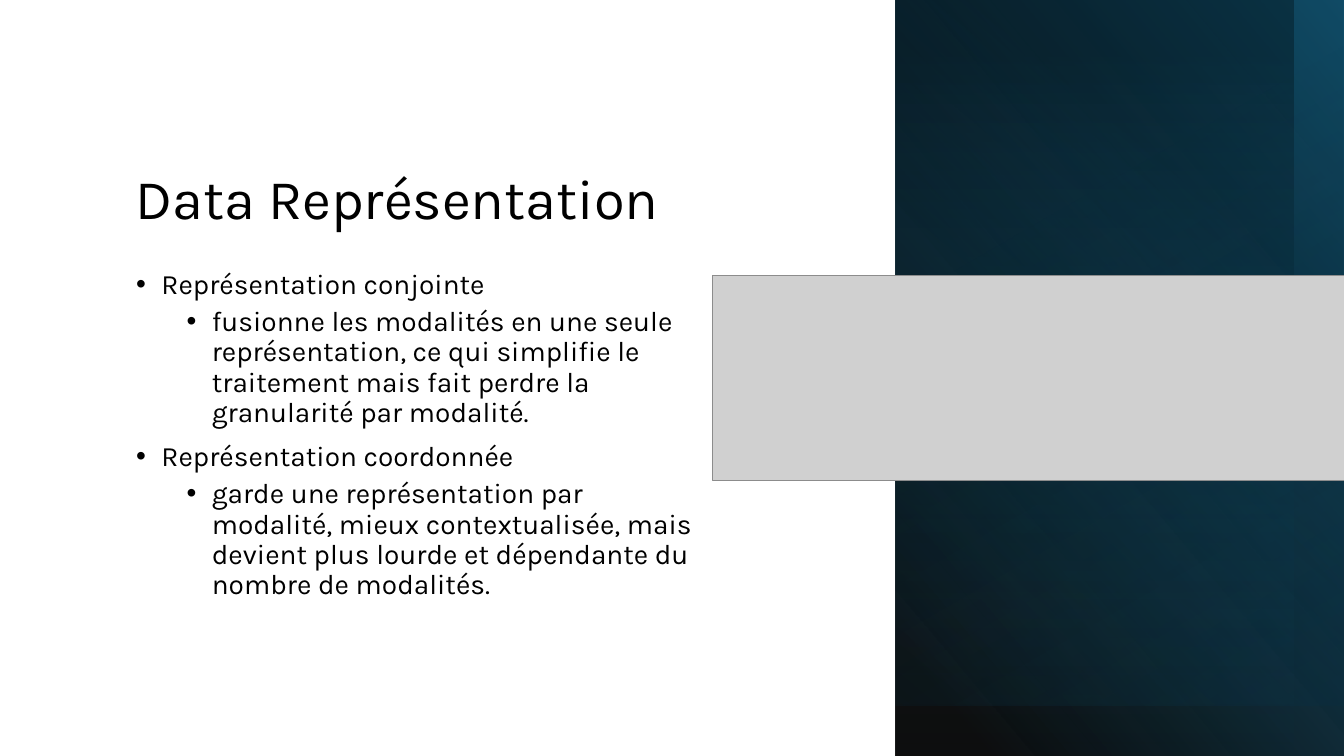
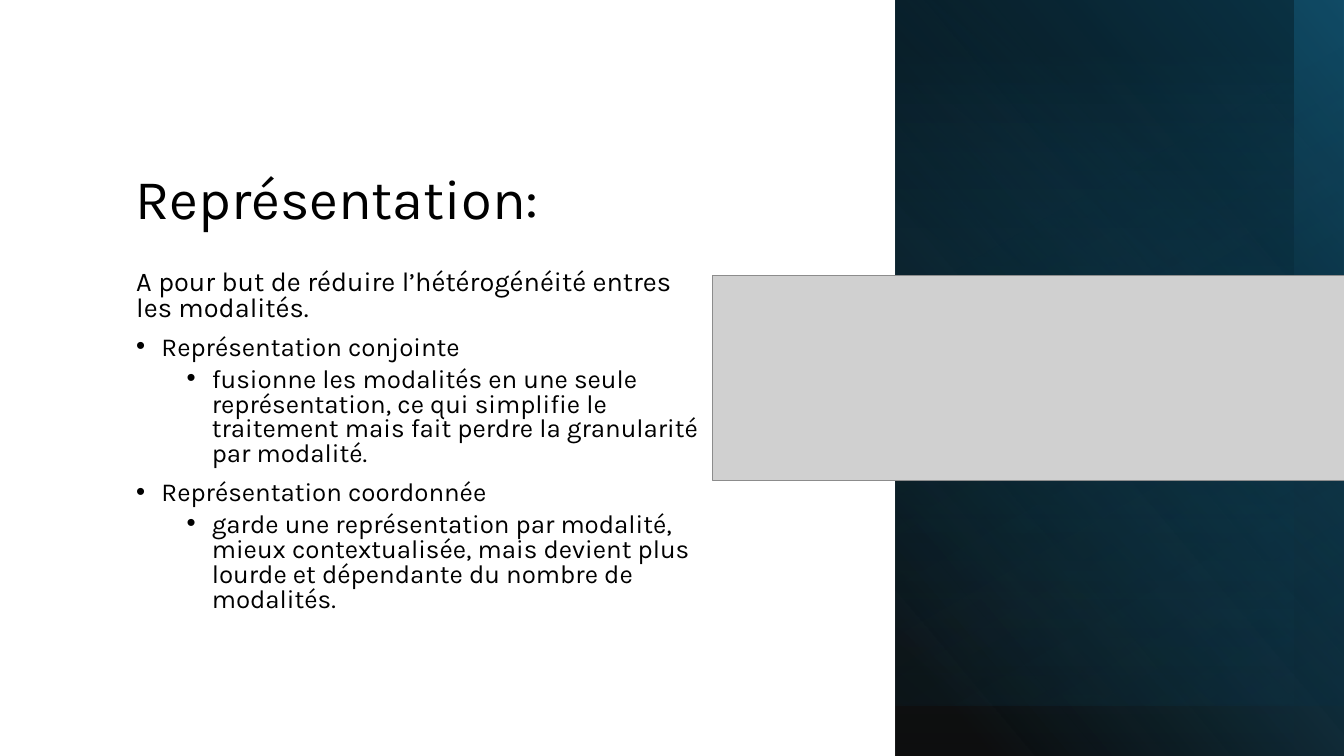
Before and after one commit to IzowRM/Stage-Cetic, a slide deck: slide 15 of Doc Slide/Slide Jeudi 11_09.pptx. Drawn at 1344x756 pixels with LibreOffice and Linux fonts; fonts in the diff are those of the drawing; grey boxes stand for pictures. Boxes give left, top, right and bottom in pixels: in the first picture for what was removed or moved away, otherwise in the second. Text is boxed around its words. In the diff, an @@ line names an element or a change of style, - is before the commit and + after.

```diff
--- a/Doc Slide/Slide Jeudi 11_09.pptx
+++ b/Doc Slide/Slide Jeudi 11_09.pptx
@@ title at <box>135,176,538,232</box>: text changed @@
-Data Représentation
+Représentation:
@@ text at <box>136,270,672,318</box>: paragraph added @@
+A pour but de réduire l’hétérogénéité entres les modalités.
@@ text at <box>161,336,698,609</box>: size 20 to 18.5 pt in "Représentation conjointe", "fusionne les modalités en une seule représentation, ...", "Représentation coordonnée", "garde une représentation par modalité, mieux contextualisée, ..."; line spacing 0.9 to 0.8 @@
```
Also in this commit, not shown: 8 other slides changed, 1 slide added, 3 slides removed, 10 other files.
